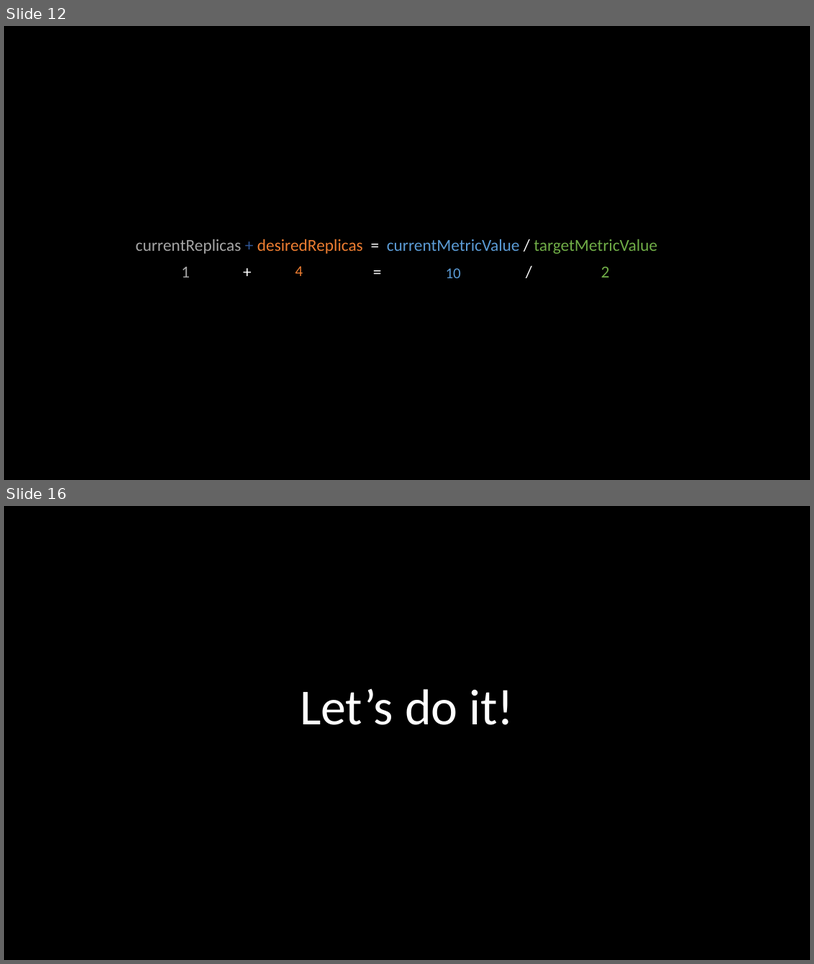
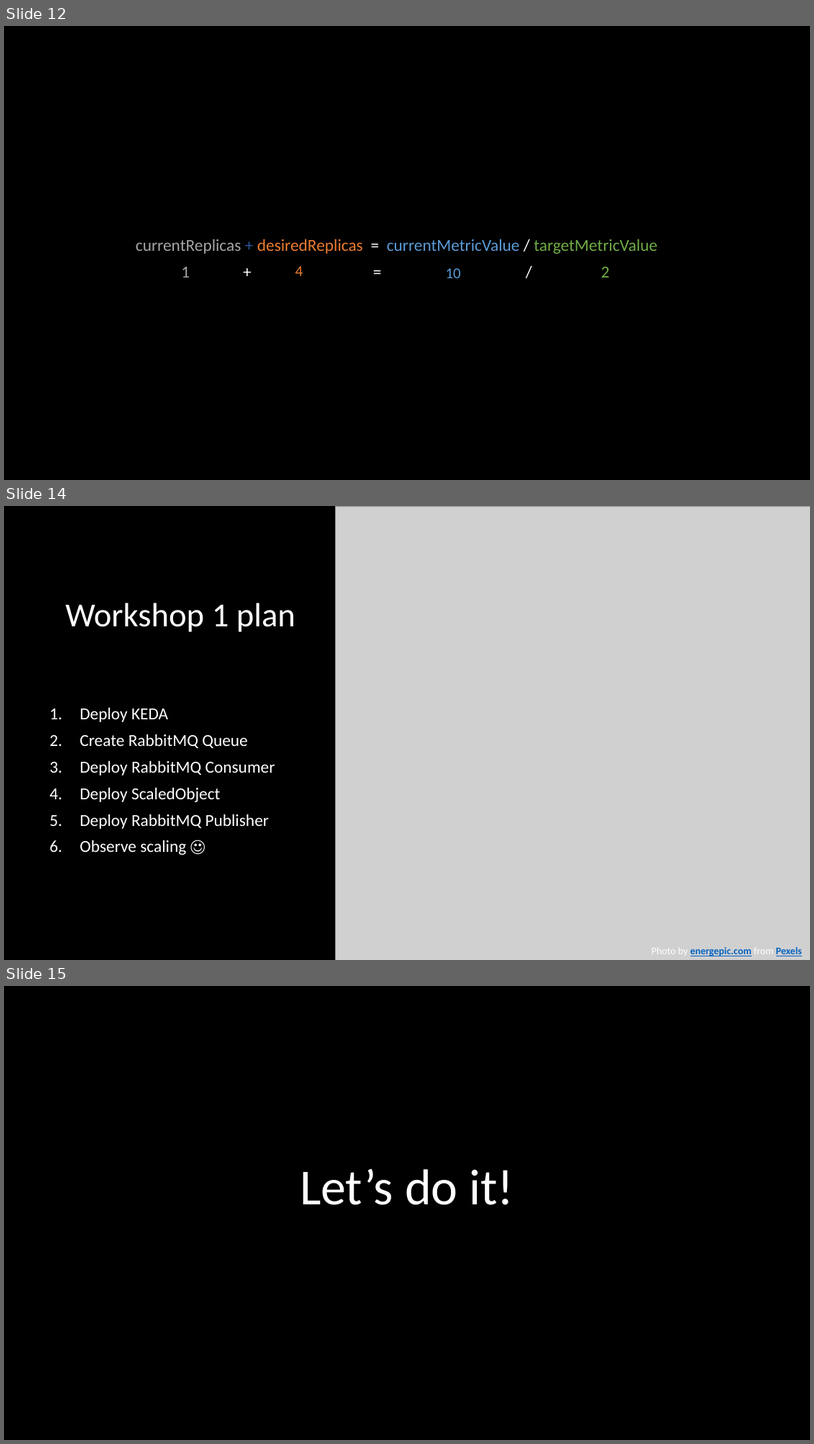
Before and after one commit to eashi/keda-workshop, a slide deck: preso.pptx. Shown one above the other, each under a label of ours: slides 12 and 16 before the commit, slides 12, 14 and 15 after it; the slides between them are not shown. The pictures are 814x964 and 814x1444 pixels, drawn with LibreOffice and Linux fonts; fonts in the diff are those of the drawing; grey boxes stand for pictures. Boxes give left, top, right and bottom in pixels: in the first picture for what was removed or moved away, otherwise in the second. Text is boxed around its words. In the diff, an @@ line names an element or a change of style, - is before the commit and + after.

Commit message:
Tailor for including RabbitMQ sample

```diff
--- a/preso.pptx
+++ b/preso.pptx
@@ slide 14 added at <box>4,506,810,960</box>, background #000000 @@
@@ picture added at <box>335,506,810,960</box> @@
@@ title added at <box>65,602,296,632</box>, 40 pt, text #FFFFFF @@
+Workshop 1 plan
@@ text added at <box>80,707,275,854</box>, 20 pt, text #FFFFFF @@
+1. Deploy KEDA
+2. Create RabbitMQ Queue
+3. Deploy RabbitMQ Consumer
+4. Deploy ScaledObject
+5. Deploy RabbitMQ Publisher
+6. Observe scaling ☺
@@ text added at <box>652,947,802,956</box>, 12 pt, text #0563C1, bold, underline @@
+Photo by energepic.com from Pexels
@@ what was slide 16 is now slide 15 @@
```
Also in this commit, not shown: 3 slides changed, 4 other slides added.
